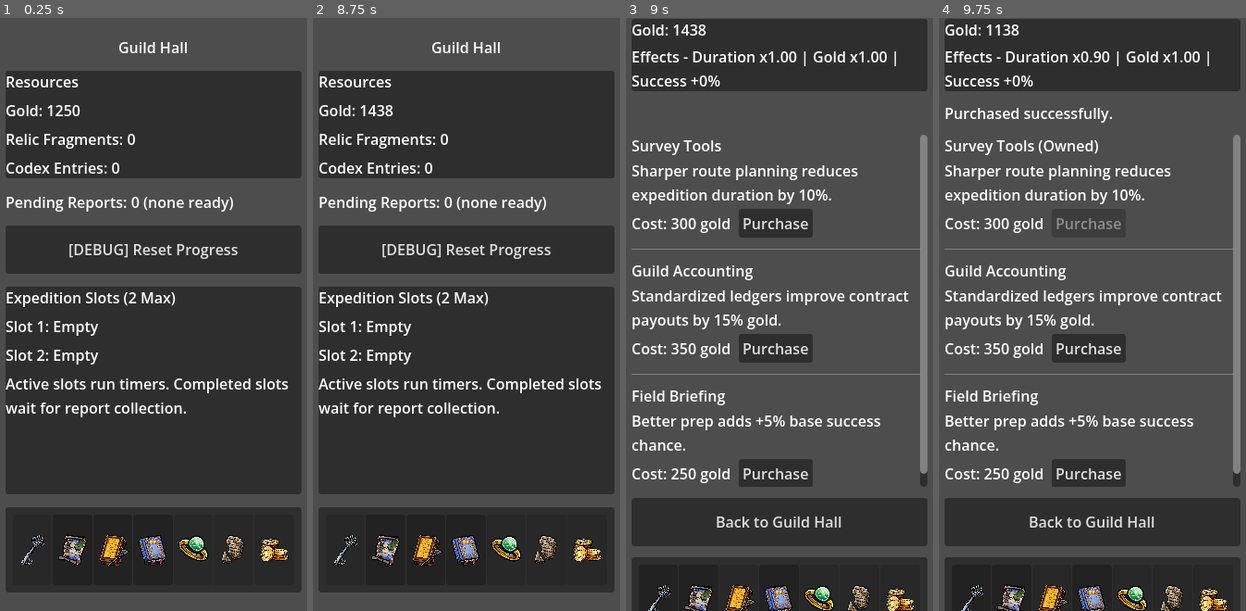
Above: before the commit, frames 1-4 (left to right).
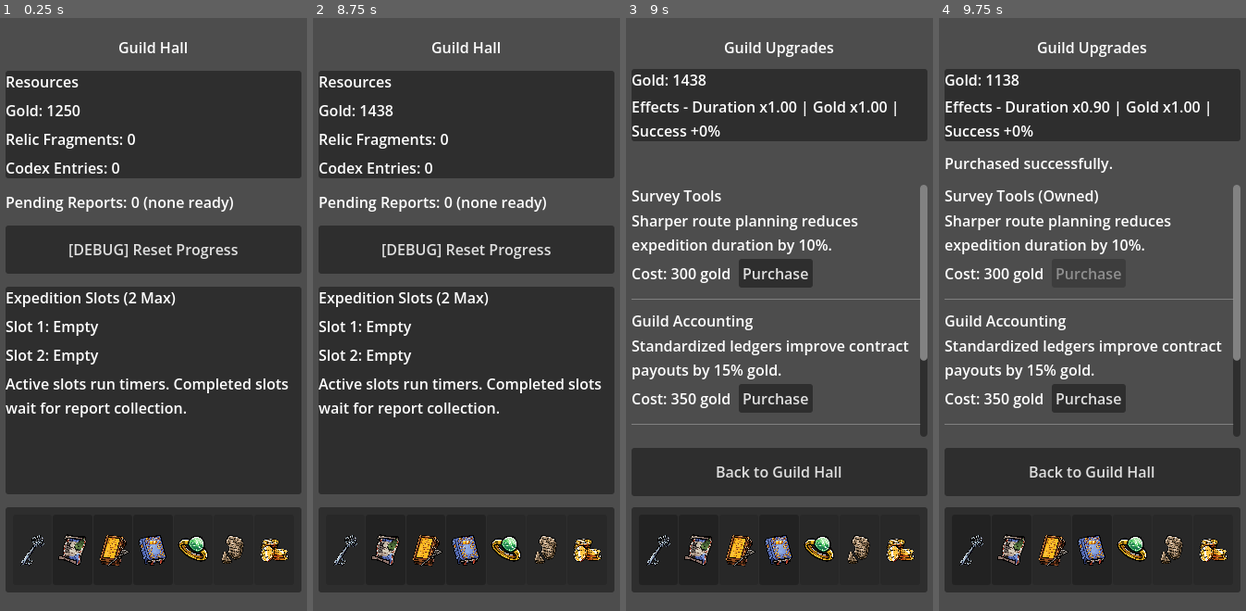
Above: after the commit, the same moments.

Repository: Navandis/expedition-guild-idle
Game: Godot game, scene res://scenes/main/Main.tscn
The game is run twice, just before and just after one commit, with the same random seed, the same clock (stepped at 60 frames per second) and the same inputs.
Inputs (mouse positions are in pixels of both pictures, inside the frame that each line leads up to):
- Up to frame 1 (0.25 s): no input
- Up to frame 2 (8.75 s): click (386, 551) at 0.5 s; click "Greenhollow Reaches" at 1.25 s; click (463, 243) at 2 s; click (463, 379) at 2.77 s; click (463, 516) at 3.52 s; click "Dispatch Selected Expedition" at 4.25 s; click "Confirm Dispatch" at 5 s; click (463, 243) at 5.77 s; click (346, 557) at 6.5 s; click "[DEBUG] Finish Active Expedit…" at 7.25 s; click "Collect Rewards" at 8 s
- Up to frame 3 (9 s): click (739, 551) at 8.75 s
- Up to frame 4 (9.75 s): click "Purchase" at 9.5 s

Frames 1-2 are identical in both runs. In frame 3, 43% of the frame differs, in the area x 1-99%, y 0-100%; in frame 4, 42%.

Commit message:
Fix Codex and upgrades layout to keep bottom nav visible

Diff:
--- a/scenes/codex/CodexScreen.tscn
+++ b/scenes/codex/CodexScreen.tscn
@@ -1,4 +1,7 @@
 [gd_scene format=3]
+
+; Codex screen layout keeps BottomNavBar as a fixed footer.
+; The scroll area above it absorbs tall discovery content so the nav never clips.
 
 [ext_resource type="Script" path="res://scripts/ui/CodexController.gd" id="1_codex"]
 [ext_resource type="PackedScene" path="res://scenes/components/BottomNavBar.tscn" id="2_nav"]
@@ -26,6 +29,7 @@
 
 [node name="RootColumn" type="VBoxContainer" parent="SafeArea"]
 layout_mode = 2
+size_flags_vertical = 3
 theme_override_constants/separation = 12
 
 [node name="TitleLabel" type="Label" parent="SafeArea/RootColumn"]
@@ -49,20 +53,23 @@
 text = "Collect expedition rewards to discover site types."
 autowrap_mode = 3
 
-[node name="EntriesPanel" type="PanelContainer" parent="SafeArea/RootColumn"]
-custom_minimum_size = Vector2(0, 380)
+[node name="EntriesScroll" type="ScrollContainer" parent="SafeArea/RootColumn"]
 layout_mode = 2
 size_flags_vertical = 3
+horizontal_scroll_mode = 0
 
-[node name="EntriesRows" type="VBoxContainer" parent="SafeArea/RootColumn/EntriesPanel"]
+[node name="EntriesPanel" type="PanelContainer" parent="SafeArea/RootColumn/EntriesScroll"]
+layout_mode = 2
+
+[node name="EntriesRows" type="VBoxContainer" parent="SafeArea/RootColumn/EntriesScroll/EntriesPanel"]
 layout_mode = 2
 theme_override_constants/separation = 8
 
-[node name="EntriesHeader" type="Label" parent="SafeArea/RootColumn/EntriesPanel/EntriesRows"]
+[node name="EntriesHeader" type="Label" parent="SafeArea/RootColumn/EntriesScroll/EntriesPanel/EntriesRows"]
 layout_mode = 2
 text = "Discovered Site Types"
 
-[node name="EntriesListLabel" type="Label" parent="SafeArea/RootColumn/EntriesPanel/EntriesRows"]
+[node name="EntriesListLabel" type="Label" parent="SafeArea/RootColumn/EntriesScroll/EntriesPanel/EntriesRows"]
 layout_mode = 2
 text = "No discoveries yet."
 autowrap_mode = 3
--- a/scenes/upgrades/GuildUpgrades.tscn
+++ b/scenes/upgrades/GuildUpgrades.tscn
@@ -1,4 +1,7 @@
 [gd_scene format=3]
+
+; Guild upgrades keeps BottomNavBar pinned as a fixed footer.
+; The upgrades ScrollContainer now yields to available height instead of forcing a tall minimum.
 
 [ext_resource type="Script" path="res://scripts/ui/UpgradesController.gd" id="1_upg"]
 [ext_resource type="PackedScene" path="res://scenes/components/BottomNavBar.tscn" id="2_nav"]
@@ -26,6 +29,7 @@
 
 [node name="RootColumn" type="VBoxContainer" parent="SafeArea"]
 layout_mode = 2
+size_flags_vertical = 3
 theme_override_constants/separation = 12
 
 [node name="TitleLabel" type="Label" parent="SafeArea/RootColumn"]
@@ -55,7 +59,6 @@
 autowrap_mode = 3
 
 [node name="UpgradesScroll" type="ScrollContainer" parent="SafeArea/RootColumn"]
-custom_minimum_size = Vector2(0, 380)
 layout_mode = 2
 size_flags_vertical = 3
 
--- a/scripts/ui/CodexController.gd
+++ b/scripts/ui/CodexController.gd
@@ -5,13 +5,16 @@
 # CodexController renders the prototype Codex screen for the day-3 milestone.
 # It reads discovery data from CodexSystem and turns it into simple progress
 # text so players can quickly see what site types they have discovered.
+# Layout note: the discoveries block now lives inside a ScrollContainer so
+# long text scrolls within content space and cannot push the shared bottom nav
+# off-screen on shorter viewports.
 
 signal back_requested
 signal navigate_requested(target_screen: String)
 
 @onready var _summary_label: Label = $SafeArea/RootColumn/HeaderPanel/HeaderRows/SummaryLabel
 @onready var _hint_label: Label = $SafeArea/RootColumn/HeaderPanel/HeaderRows/HintLabel
-@onready var _entries_list_label: Label = $SafeArea/RootColumn/EntriesPanel/EntriesRows/EntriesListLabel
+@onready var _entries_list_label: Label = $SafeArea/RootColumn/EntriesScroll/EntriesPanel/EntriesRows/EntriesListLabel
 @onready var _bottom_nav: BottomNavBar = $SafeArea/RootColumn/BottomNavBar
 
 
--- a/scripts/ui/UpgradesController.gd
+++ b/scripts/ui/UpgradesController.gd
@@ -5,6 +5,9 @@
 # UpgradesController is the day-3 UI for visible guild progression.
 # It renders JSON-defined upgrades, lets players buy with gold, and marks owned
 # entries so the first progression loop is easy to test in-game.
+# Layout note: the upgrades list scroll area is the only expanding content
+# region, so long upgrade data scrolls there while the shared bottom nav stays
+# fully visible as a fixed footer.
 
 signal back_requested
 signal purchase_requested(upgrade_id: String)
